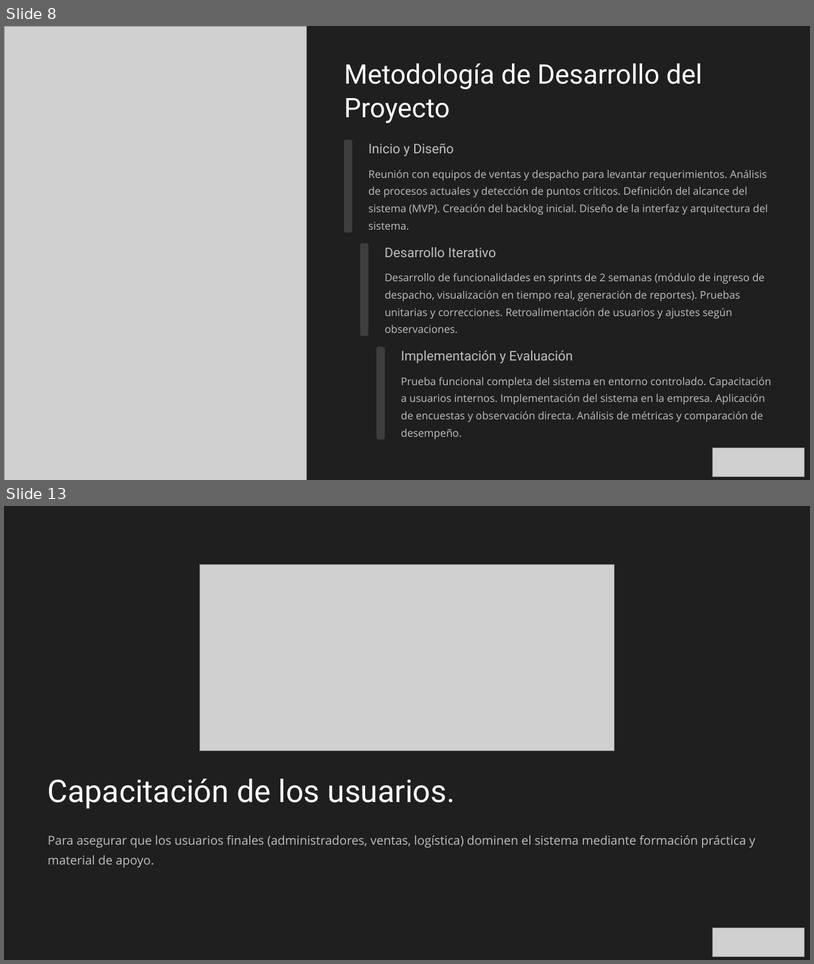
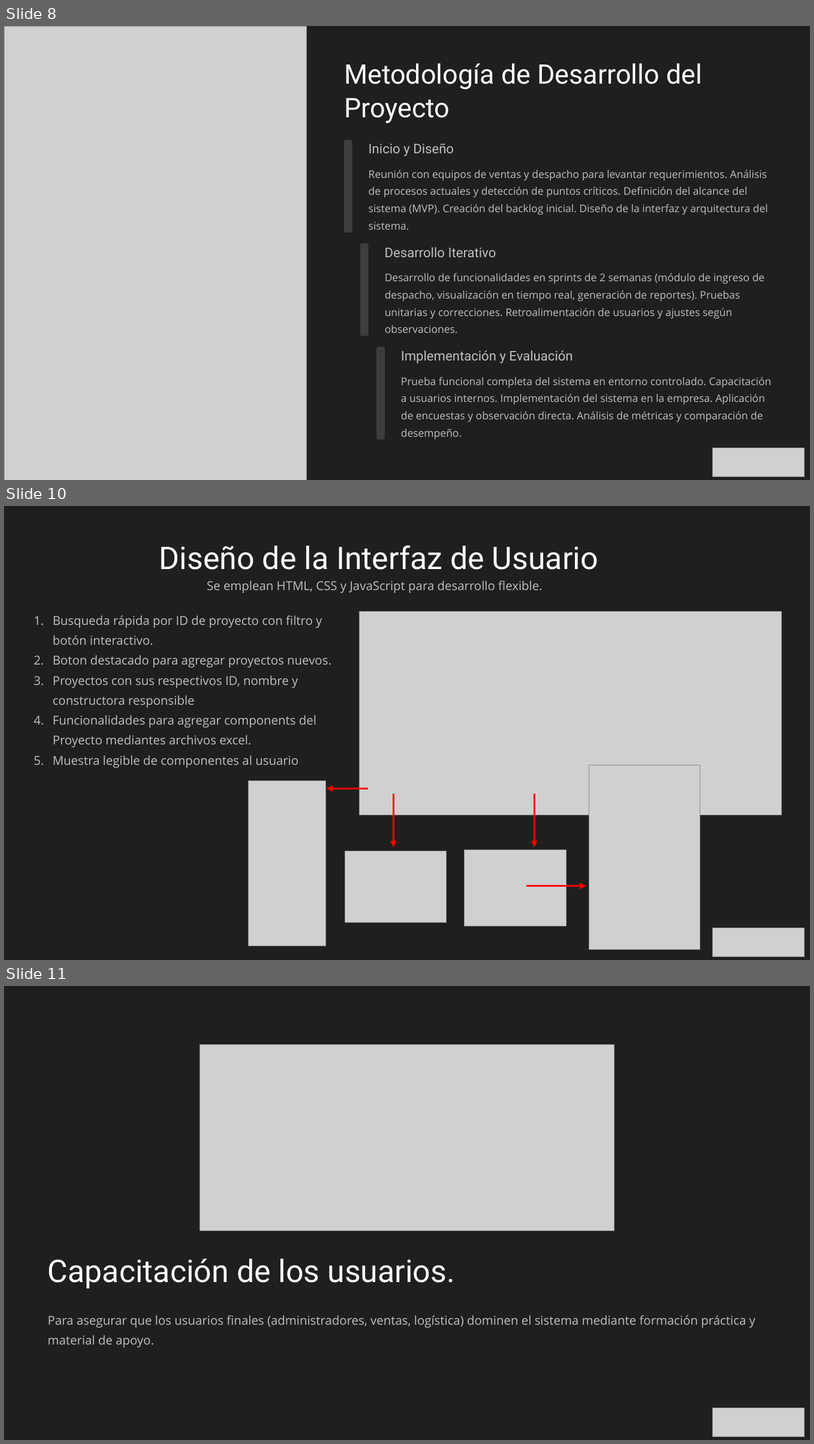
Before and after one commit to MikeBrevis/IACC_Examen_Final, a slide deck: MichelBrevis-Presentación examen final.pptx. Shown one above the other, each under a label of ours: slides 8 and 13 before the commit, slides 8, 10 and 11 after it; the slides between them are not shown. The pictures are 814x964 and 814x1444 pixels, drawn with LibreOffice and Linux fonts; fonts in the diff are those of the drawing; grey boxes stand for pictures; background and template pictures are left out. Boxes give left, top, right and bottom in pixels: in the first picture for what was removed or moved away, otherwise in the second. Text is boxed around its words. In the diff, an @@ line names an element or a change of style, - is before the commit and + after.

```diff
--- a/MichelBrevis-Presentación examen final.pptx
+++ b/MichelBrevis-Presentación examen final.pptx
@@ slide 10 added at (x1=4, y1=506, x2=810, y2=960), background #FFFFFF; not listed: 1 template element that a slide beside it also shows @@
@@ text added at (x1=159, y1=545, x2=599, y2=570), 44.5 pt, text #FEFEFE @@
+Diseño de la Interfaz de Usuario
@@ text added at (x1=207, y1=580, x2=543, y2=593), 17.5 pt, text #BFBFBF @@
+Se emplean HTML, CSS y JavaScript para desarrollo flexible.
@@ picture added at (x1=359, y1=612, x2=782, y2=814) @@
@@ text added at (x1=53, y1=615, x2=332, y2=768), 17.5 pt, text #BFBFBF @@
+1. Busqueda rápida por ID de proyecto con filtro y botón interactivo.
+2. Boton destacado para agregar proyectos nuevos.
+3. Proyectos con sus respectivos ID, nombre y constructora responsible
+4. Funcionalidades para agregar components del Proyecto mediantes archivos excel.
+5. Muestra legible de componentes al usuario
@@ picture added at (x1=589, y1=765, x2=700, y2=949) @@
@@ picture added at (x1=248, y1=781, x2=326, y2=945) @@
@@ arrow added from (368, 788) to (327, 788), #FF0000 3 pt @@
@@ arrow added from (393, 793) to (393, 847), #FF0000 3 pt @@
@@ arrow added from (535, 793) to (535, 847), #FF0000 3 pt @@
@@ picture added at (x1=345, y1=851, x2=447, y2=922) @@
@@ picture added at (x1=465, y1=849, x2=566, y2=925) @@
@@ arrow added from (527, 886) to (587, 886), #FF0000 3 pt @@
@@ picture added at (x1=713, y1=927, x2=805, y2=955) @@
@@ what was slide 13 is now slide 11 @@
```
Also in this commit, not shown: 4 slides changed, 1 other slide added, 4 slides removed.
